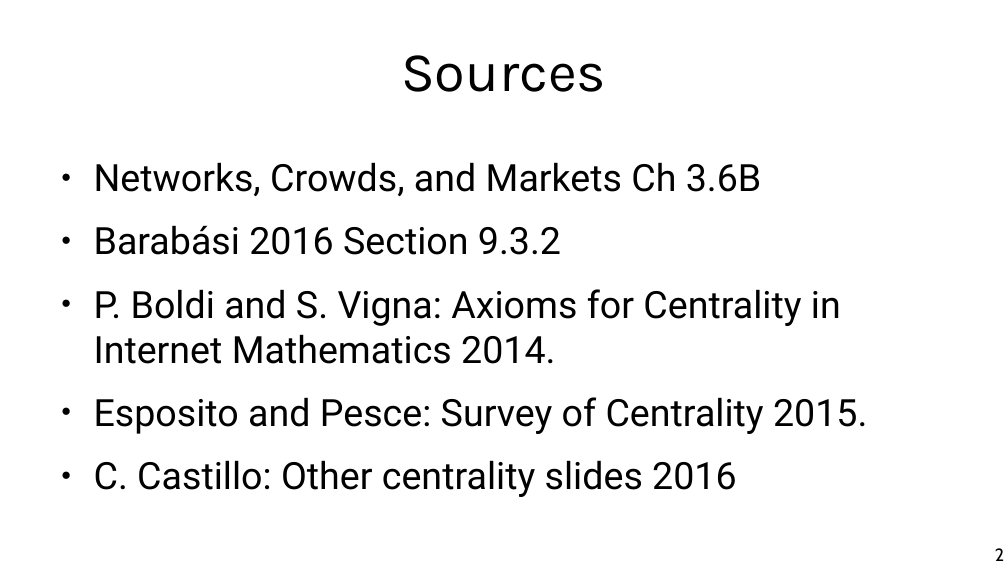
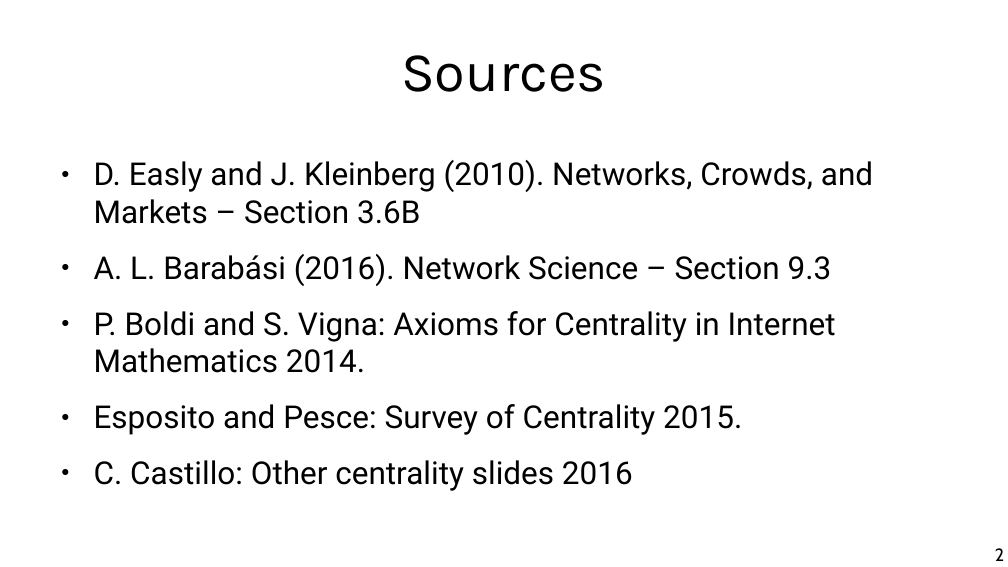
Before and after one commit to chatox/networks-science-course, a slide deck: slide 2 of theory/odp/tt07-betweenness.odp. Drawn at 1008x567 pixels with LibreOffice and Linux fonts; fonts in the diff are those of the drawing. Boxes give left, top, right and bottom in pixels: in the first picture for what was removed or moved away, otherwise in the second. Text is boxed around its words. In the diff, an @@ line names an element or a change of style, - is before the commit and + after.

```diff
--- a/theory/odp/tt07-betweenness.odp
+++ b/theory/odp/tt07-betweenness.odp
@@ text at (94,160,873,286): text changed; size 29.6 to 24.8 pt @@
-● Networks, Crowds, and Markets Ch 3.6B
-● Barabási 2016 Section 9.3.2
+● D. Easly and J. Kleinberg (2010). Networks, Crowds, and Markets – Section 3.6B
+● A. L. Barabási (2016). Network Science – Section 9.3
@@ text at (94,311,836,491): size 29.6 to 24.8 pt in "P. Boldi and S. Vigna: Axioms for ...", "Esposito and Pesce: Survey of Centrality 2015.", "C. Castillo: Other centrality slides 2016" @@
```
Also in this commit, not shown: 6 other files.
